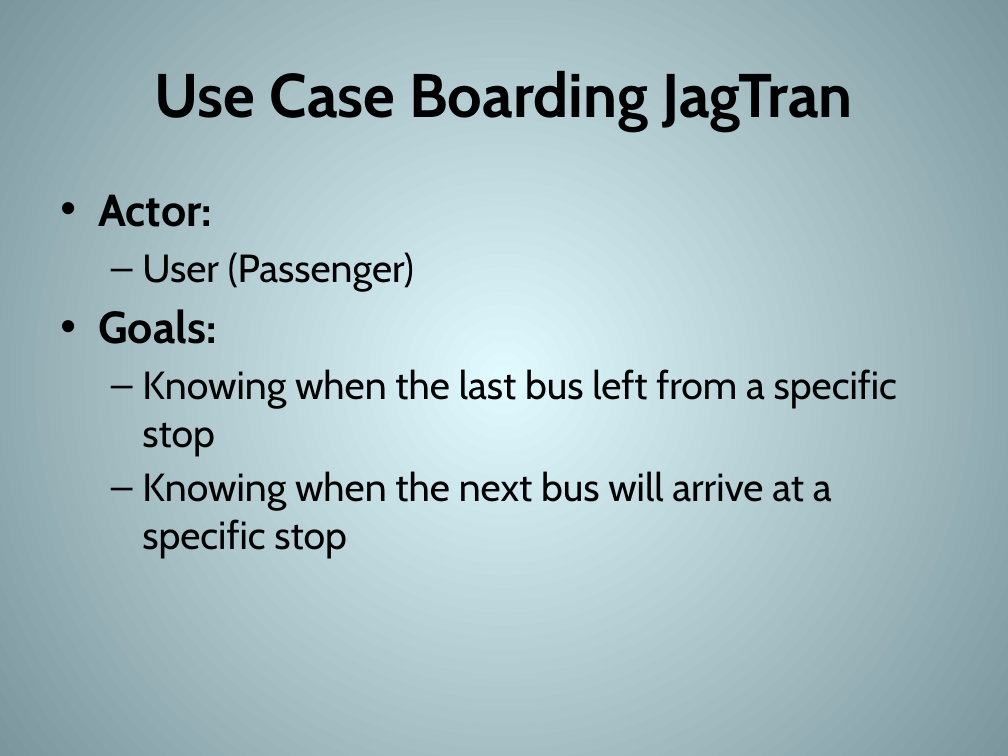
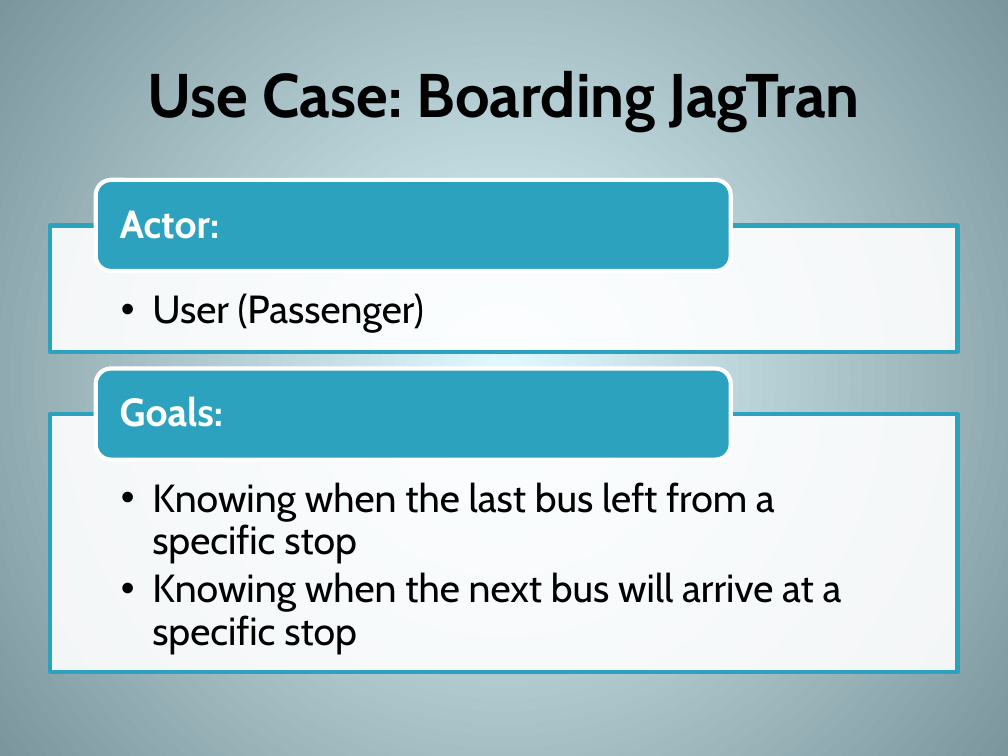
Before and after one commit to hjc/JagTrack, a slide deck: slide 4 of LCO_Brief_Placeholder/Deliverables/jt-lco_final_ppt.pptx. Drawn at 1008x756 pixels with LibreOffice and Linux fonts; fonts in the diff are those of the drawing. Boxes give left, top, right and bottom in pixels: in the first picture for what was removed or moved away, otherwise in the second. Text is boxed around its words. In the diff, an @@ line names an element or a change of style, - is before the commit and + after.

Commit message:
Uploading Powerpoint Formatted Final.

```diff
--- a/LCO_Brief_Placeholder/Deliverables/jt-lco_final_ppt.pptx
+++ b/LCO_Brief_Placeholder/Deliverables/jt-lco_final_ppt.pptx
@@ title at bbox=[147, 71, 860, 131]: text changed @@
-Use Case Boarding JagTran
+Use Case: Boarding JagTran
@@ text at bbox=[98, 194, 414, 344]: paragraphs removed @@
-• Actor:
-  – User (Passenger)
-• Goals:
@@ text "Knowing when the last bus ...": place and size @@
-text "Knowing when the last bus ..." at bbox=[98, 194, 897, 558]
+text "Knowing when the last bus ..." at bbox=[152, 482, 842, 654]
@@ text "Knowing when the last bus ..." at bbox=[152, 482, 842, 654]: bullet – to ••; line spacing 1 to 0.9; less space between paragraphs @@
@@ group added at bbox=[50, 180, 958, 672]: 3 texts, 2 rectangles, 2 rounded rectangles @@
+  •• User (Passenger)
+Actor:
+Goals:
```
Also in this commit, not shown: 13 other slides changed, 3 slides added, 6 slides removed.
